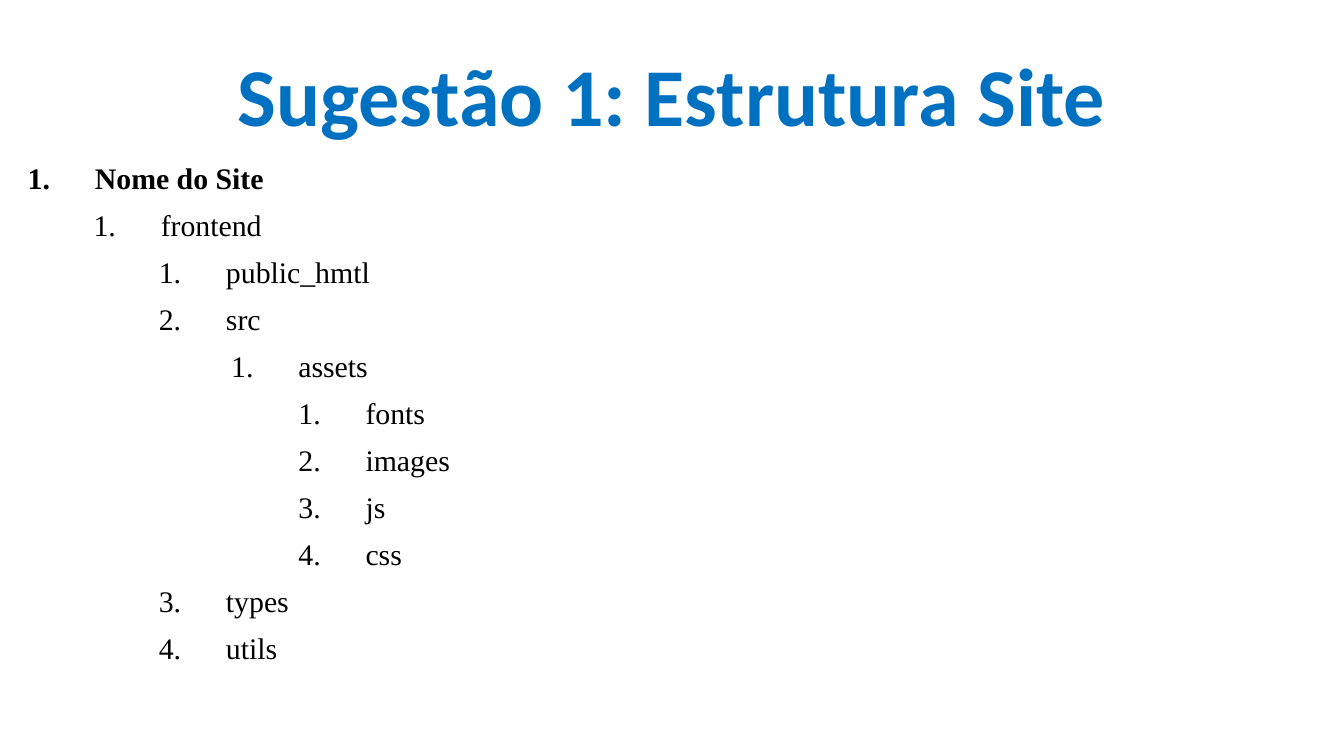
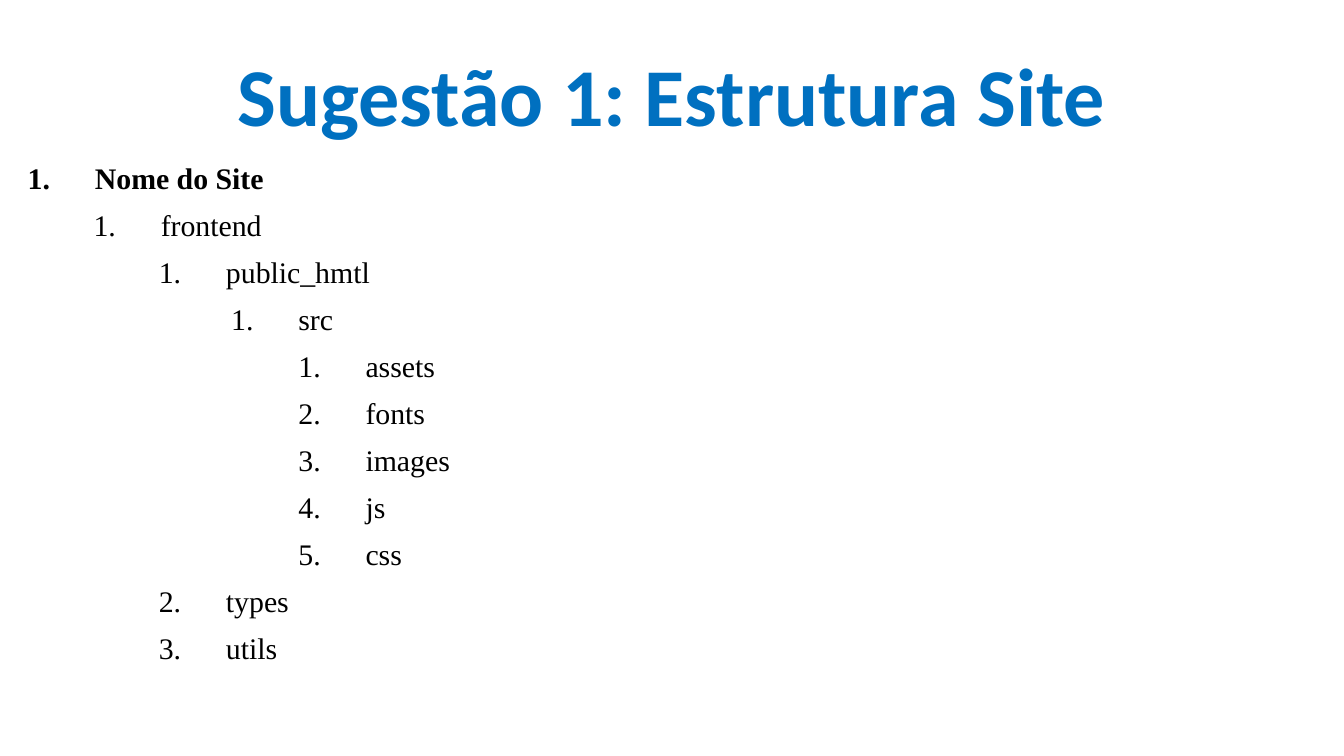
Before and after one commit to CloudEducationBrazil/-WydenDesenvolvimentoWebJAVA, a slide deck: slide 27 of 01 Classes/Aula 07 Desenvolvimento Web Java - CSS.pptx. Drawn at 1344x756 pixels with LibreOffice and Linux fonts; fonts in the diff are those of the drawing; background and template pictures are left out. Boxes give left, top, right and bottom in pixels: in the first picture for what was removed or moved away, otherwise in the second. Text is boxed around its words. In the diff, an @@ line names an element or a change of style, - is before the commit and + after.

```diff
--- a/01 Classes/Aula 07 Desenvolvimento Web Java - CSS.pptx
+++ b/01 Classes/Aula 07 Desenvolvimento Web Java - CSS.pptx
@@ text at (x1=298, y1=316, x2=435, y2=378): list level 3 to 4 in "src"; list level 4 to 5 in "assets" @@
```
Also in this commit, not shown: 1 other slide changed, 1 other file.
